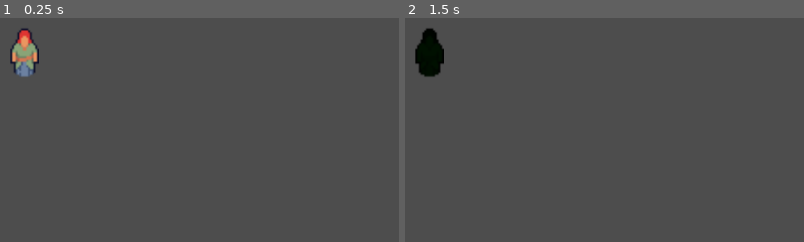
Above: before the commit, frames 1-2 (left to right).
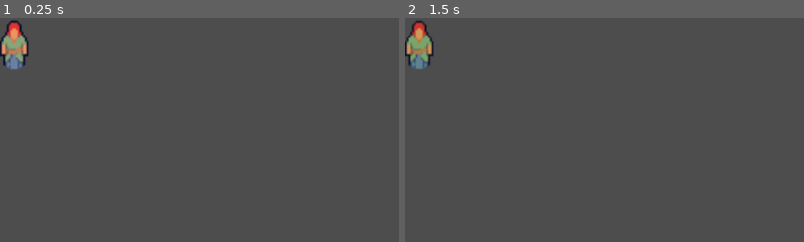
Above: after the commit, the same moments.

Repository: DragonGodotProjects/EventPlanner
Game: Godot game, scene res://tests/attendee_test.tscn
Two runs of this game, one before a commit and one after it. Both use one fixed random seed, a clock stepped at 60 frames per second and the inputs below. The project has no main scene, so this scene is started directly.
Inputs:
- Up to frame 1 (0.25 s): no input
- Up to frame 2 (1.5 s): tap Enter at 0.5 s; hold Up (ui_up) 0.53-1.28 s; tap Space at 1.25 s; hold Down (ui_down) from 1.28 s (still down)
The pictures show only the part of the screen within x 0-50%, y 0-50%; the shares and areas given below are measured in that part.

The runs differ from the first frame. In frame 1, 1.7% of the frame differs, in the area x 0-10%, y 0-27%; in frame 2, 1.7%, in the area x 0-10%, y 1-27%.

Commit message:
fixed attendee color change

Diff:
--- a/attendee.gd
+++ b/attendee.gd
@@ -1,10 +1,12 @@
-extends Sprite2D
+extends Node2D
 
-@export var happiness:int:
+@onready var color_node = $Color
+
+@export var happiness:int = 0:
 	set(new_value):
 		assert (new_value >=-100 and new_value <= 100)
 		happiness = new_value
 		if happiness > 0:
-			self.modulate = Color(0, happiness/100.0, 0)
+			color_node.modulate = Color(0, 1, 0, happiness/100.0)
 		elif happiness < 0:
-			self.modulate = Color(-happiness/100.0, 0, 0)
+			color_node.modulate = Color(1, 0, 0, -happiness/100.0)
--- a/attendee.tscn
+++ b/attendee.tscn
@@ -3,7 +3,13 @@
 [ext_resource type="Texture2D" uid="uid://d3fwkar1xtfvg" path="res://attendee.png" id="1_ycbvr"]
 [ext_resource type="Script" uid="uid://buumto8om2c3a" path="res://attendee.gd" id="2_w0oac"]
 
-[node name="Attendee" type="Sprite2D" unique_id=2064436946]
-position = Vector2(10, 17)
+[node name="Attendee" type="Node2D" unique_id=172756790]
+script = ExtResource("2_w0oac")
+
+[node name="Outfit" type="Sprite2D" parent="." unique_id=1131311675]
+position = Vector2(8, 16)
 texture = ExtResource("1_ycbvr")
-script = ExtResource("2_w0oac")
+
+[node name="Color" type="Sprite2D" parent="." unique_id=1637016045]
+position = Vector2(8, 16)
+texture = ExtResource("1_ycbvr")
--- a/tests/attendee_test.tscn
+++ b/tests/attendee_test.tscn
@@ -7,5 +7,5 @@
 script = ExtResource("1_k1g7y")
 
 [node name="Attendee" parent="." unique_id=2064436946 instance=ExtResource("2_42lsv")]
-position = Vector2(35.5, 52.499996)
+position = Vector2(3.8146973e-06, -1)
 scale = Vector2(2.5625, 2.6562498)
